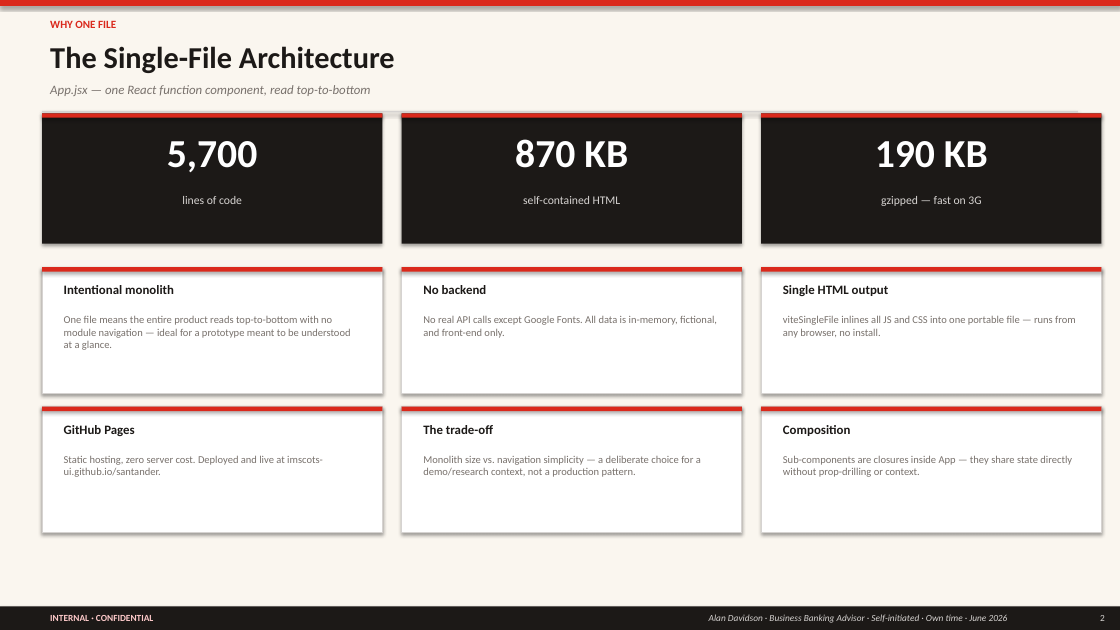
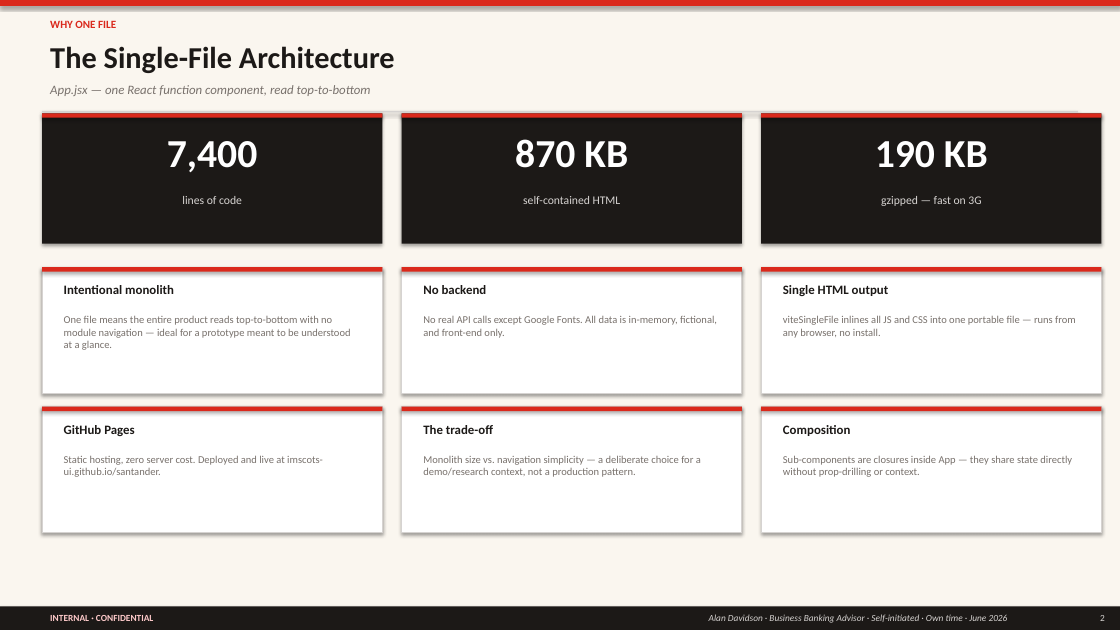
Before and after one commit to imscots-ui/santander, a slide deck: slide 2 of Santander_Architecture.pptx. Drawn at 1120x630 pixels with LibreOffice and Linux fonts; fonts in the diff are those of the drawing. Boxes give left, top, right and bottom in pixels: in the first picture for what was removed or moved away, otherwise in the second. Text is boxed around its words. In the diff, an @@ line names an element or a change of style, - is before the commit and + after.

```diff
--- a/Santander_Architecture.pptx
+++ b/Santander_Architecture.pptx
@@ text at (167,141,257,172): text changed @@
-5,700
+7,400
```
Also in this commit, not shown: 2 other slides changed, 5 other files.
